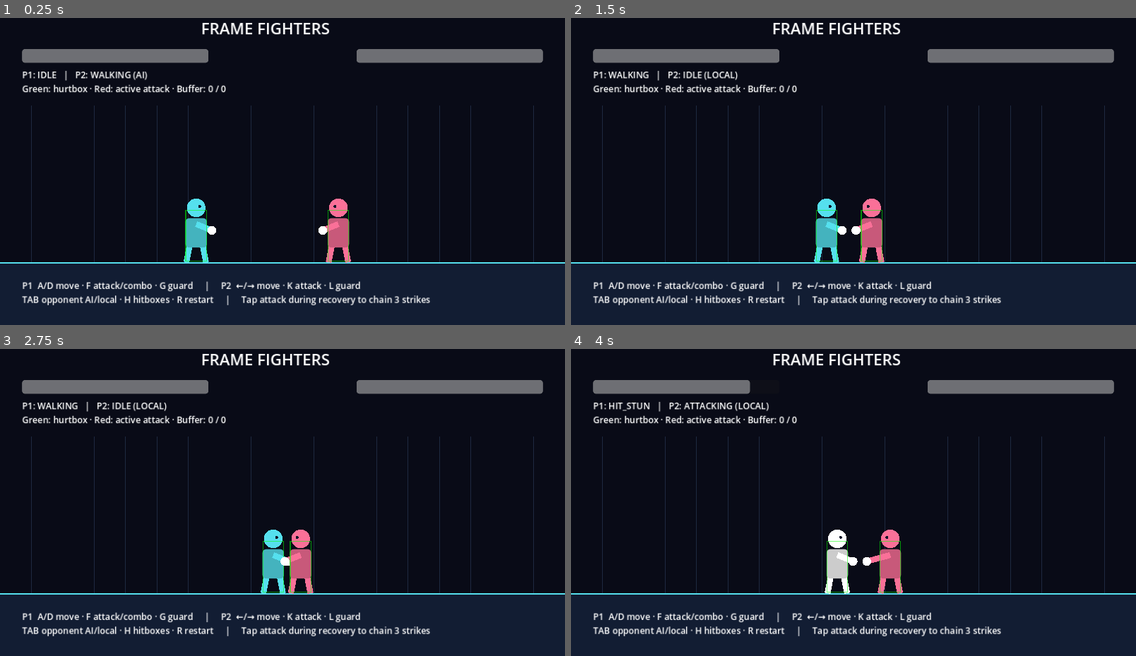
Above: before the commit, frames 1-4 (two rows, left to right).
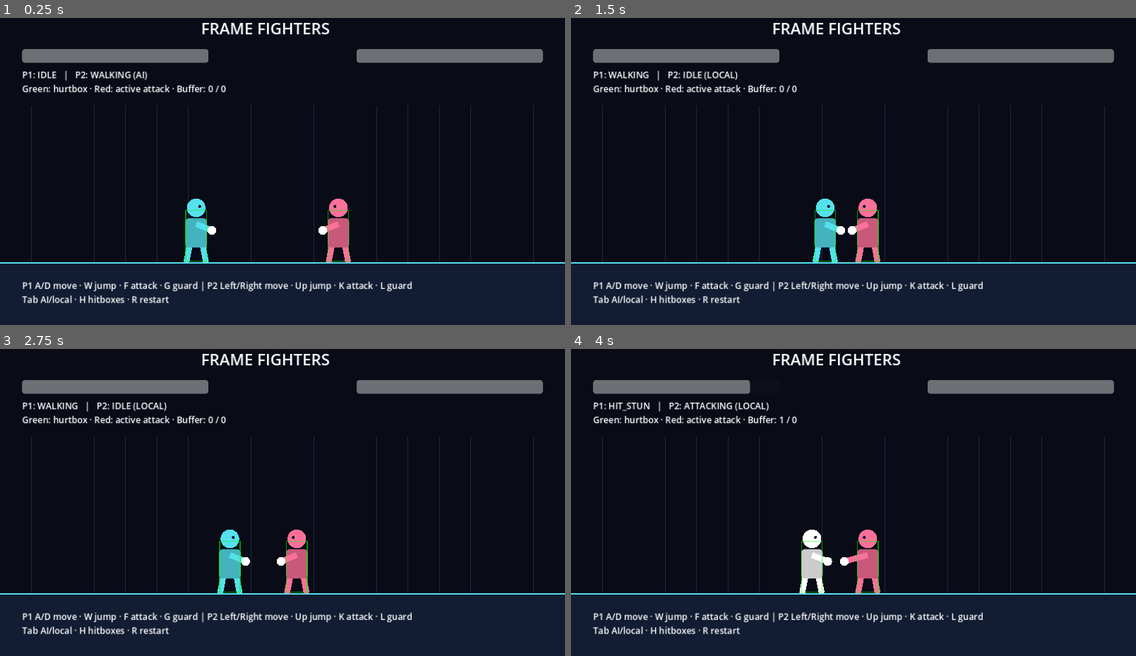
Above: after the commit, the same moments.

Repository: fiveft55/BIX322-FigntinGame
Game: Godot game, scene res://scenes/arena.tscn
Two runs of this game, one before a commit and one after it. Both use one fixed random seed, a clock stepped at 60 frames per second and the inputs below.
Inputs:
- Up to frame 1 (0.25 s): no input
- Up to frame 2 (1.5 s): hold D (p1_right) 0.53-1.28 s; tap Tab (ai) at 0.6 s; tap W (p1_jump, bound only after the commit) at 0.77, 1.07 s; tap H (boxes) at 0.8, 1.35 s; hold A (p1_left) from 1.28 s (still down)
- Up to frame 3 (2.75 s): tap W (p1_jump, bound only after the commit) at 1.52, 1.82 s; tap F (p1_attack) at 1.55, 2.1 s; release A (p1_left) at 2.03 s; hold D (p1_right) from 2.03 s (still down); tap G (p1_block) at 2.3 s
- Up to frame 4 (4 s): tap G (p1_block) at 2.85 s; tap W (p1_jump, bound only after the commit) at 3.02, 3.32, 3.77 s; tap K (p2_attack) at 3.05, 3.6 s; release D (p1_right) at 3.53 s; hold A (p1_left) from 3.53 s (still down); tap L (p2_block) at 3.8 s

The runs differ from the first frame. In frame 1, 2.0% of the frame differs, in the area x 4-77%, y 85-94%; in frame 2, 2.7%; in frame 3, 3.7%; in frame 4, 4.6%, in the area x 4-77%, y 22-94%.

Commit message:
Add jumping and document configurable controls and gameplay

Diff:
--- a/scripts/arena.gd
+++ b/scripts/arena.gd
@@ -1,4 +1,5 @@
 extends Node2D
+## Match coordinator: controls, fighter simulation, simultaneous hits, and HUD.
 
 var fighters: Array[Fighter] = []
 var info: Label
@@ -7,17 +8,8 @@
 
 func _ready() -> void:
 	Engine.physics_ticks_per_second = 60
-	bind("p1_left", KEY_A)
-	bind("p1_right", KEY_D)
-	bind("p1_attack", KEY_F)
-	bind("p1_block", KEY_G)
-	bind("p2_left", KEY_LEFT)
-	bind("p2_right", KEY_RIGHT)
-	bind("p2_attack", KEY_K)
-	bind("p2_block", KEY_L)
-	bind("restart", KEY_R)
-	bind("boxes", KEY_H)
-	bind("ai", KEY_TAB)
+	for action in GameSettings.KEYS:
+		bind(action, GameSettings.KEYS[action])
 	for i in range(2):
 		var fighter := Fighter.new()
 		fighter.player_index = i + 1
@@ -33,6 +25,7 @@
 func bind(action: String, key: Key) -> void:
 	if not InputMap.has_action(action):
 		InputMap.add_action(action)
+	InputMap.action_erase_events(action) # Settings are the single source of key bindings.
 	var event := InputEventKey.new()
 	event.physical_keycode = key
 	InputMap.action_add_event(action, event)
@@ -49,6 +42,7 @@
 		var bar := ProgressBar.new()
 		bar.position = Vector2(45 if i == 0 else 727, 85)
 		bar.size = Vector2(380, 26)
+		bar.max_value = GameSettings.MAX_HEALTH
 		bar.show_percentage = false
 		layer.add_child(bar)
 		bars.append(bar)
@@ -58,14 +52,29 @@
 	layer.add_child(info)
 	var help := Label.new()
 	help.position = Vector2(45, 555)
-	help.text = "P1  A/D move · F attack/combo · G guard     |     P2  ←/→ move · K attack · L guard\nTAB opponent AI/local · H hitboxes · R restart     |     Tap attack during recovery to chain 3 strikes"
+	var control_labels: Array[String] = []
+	for player in ["p1", "p2"]:
+		control_labels.append("%s %s/%s move · %s jump · %s attack · %s guard" % [
+			player.to_upper(),
+			GameSettings.key_label(player + "_left"),
+			GameSettings.key_label(player + "_right"),
+			GameSettings.key_label(player + "_jump"),
+			GameSettings.key_label(player + "_attack"),
+			GameSettings.key_label(player + "_block"),
+		])
+	help.text = " | ".join(control_labels)
+	help.text += "\n%s AI/local · %s hitboxes · %s restart" % [
+		GameSettings.key_label("ai"),
+		GameSettings.key_label("boxes"),
+		GameSettings.key_label("restart"),
+	]
 	help.add_theme_font_size_override("font_size", 18)
 	layer.add_child(help)
 
 func restart() -> void:
 	round_over = false
-	fighters[0].reset_fighter(400)
-	fighters[1].reset_fighter(750)
+	fighters[0].reset_fighter(GameSettings.SPAWN_POSITIONS[0])
+	fighters[1].reset_fighter(GameSettings.SPAWN_POSITIONS[1])
 
 func _physics_process(delta: float) -> void:
 	if Input.is_action_just_pressed("restart"):
@@ -79,11 +88,15 @@
 	for fighter in fighters:
 		fighter.tick(delta)
 	var separation := fighters[1].position.x - fighters[0].position.x
-	if absf(separation) < 44:
+	if absf(separation) < GameSettings.BODY_WIDTH and fighters[0].hurt_rectangle().intersects(fighters[1].hurt_rectangle()):
 		var side := 1.0 if separation >= 0 else -1.0
-		var midpoint := clampf((fighters[0].position.x + fighters[1].position.x) / 2, 64, 1088)
-		fighters[0].position.x = midpoint - side * 22
-		fighters[1].position.x = midpoint + side * 22
+		var midpoint := clampf(
+			(fighters[0].position.x + fighters[1].position.x) / 2,
+			GameSettings.LEFT_BOUND + GameSettings.BODY_WIDTH / 2,
+			GameSettings.RIGHT_BOUND - GameSettings.BODY_WIDTH / 2
+		)
+		fighters[0].position.x = midpoint - side * GameSettings.BODY_WIDTH / 2
+		fighters[1].position.x = midpoint + side * GameSettings.BODY_WIDTH / 2
 	# Preserve both attack results before damage cancels an attack (fair trades).
 	var hits: Array[Dictionary] = []
 	for fighter in fighters:
@@ -100,13 +113,20 @@
 			fighter.remove_hitbox()
 	for i in range(2):
 		bars[i].value = fighters[i].health
-	info.text = "P1: %s   |   P2: %s (%s)\nGreen: hurtbox · Red: active attack · Buffer: %d / %d" % [Fighter.State.keys()[fighters[0].state], Fighter.State.keys()[fighters[1].state], "AI" if fighters[1].use_ai else "LOCAL", fighters[0].buffer.commands.size(), fighters[1].buffer.commands.size()]
+	info.text = "P1: %s   |   P2: %s (%s)\nGreen: hurtbox · Red: active attack · Buffer: %d / %d" % [
+		Fighter.State.keys()[fighters[0].state],
+		Fighter.State.keys()[fighters[1].state],
+		"AI" if fighters[1].use_ai else "LOCAL",
+		fighters[0].buffer.commands.size(),
+		fighters[1].buffer.commands.size(),
+	]
 	if round_over:
-		info.text += "\n%s — press R to restart" % ("DRAW" if fighters[0].health == fighters[1].health else "PLAYER %d WINS" % (1 if fighters[1].health == 0 else 2))
+		var winner := "DRAW" if fighters[0].health == fighters[1].health else "PLAYER %d WINS" % (1 if fighters[1].health == 0 else 2)
+		info.text += "\n%s — press %s to restart" % [winner, GameSettings.key_label("restart")]
 	queue_redraw()
 
 func _draw() -> void:
 	for x in range(0, 1152, 64):
-		draw_line(Vector2(x, 200), Vector2(x, 520), Color(0.12, 0.16, 0.25), 1)
-	draw_rect(Rect2(0, 520, 1152, 128), Color("121d33"))
-	draw_line(Vector2(0, 521), Vector2(1152, 521), Color("55e0ee"), 3)
+		draw_line(Vector2(x, 200), Vector2(x, GameSettings.FLOOR_Y), Color(0.12, 0.16, 0.25), 1)
+	draw_rect(Rect2(0, GameSettings.FLOOR_Y, 1152, 648 - GameSettings.FLOOR_Y), Color("121d33"))
+	draw_line(Vector2(0, GameSettings.FLOOR_Y + 1), Vector2(1152, GameSettings.FLOOR_Y + 1), Color("55e0ee"), 3)
--- a/scripts/fighter.gd
+++ b/scripts/fighter.gd
@@ -1,18 +1,15 @@
 class_name Fighter
 extends CharacterBody2D
-
-enum State { IDLE, WALKING, ATTACKING, HIT_STUN, BLOCKING }
-const SPEED := 240.0
-const FLOOR_Y := 520.0
-# Fixed 60 Hz simulation frames: startup, active, recovery, damage, stun, reach.
-const ATTACKS := [
-	{"startup": 6, "active": 4, "recovery": 13, "damage": 8, "stun": 18, "reach": 64.0},
-	{"startup": 7, "active": 4, "recovery": 14, "damage": 10, "stun": 21, "reach": 72.0},
-	{"startup": 10, "active": 5, "recovery": 22, "damage": 16, "stun": 27, "reach": 90.0}
-]
+## Fighter FSM and frame-timed combat. Feet are the local origin.
+
+# Jumping is locomotion; hit stun can also occur in the air.
+enum State { IDLE, WALKING, ATTACKING, HIT_STUN, BLOCKING, JUMPING }
+const SPEED := GameSettings.MOVE_SPEED
+const FLOOR_Y := GameSettings.FLOOR_Y
+const ATTACKS := GameSettings.ATTACKS
 var state: State = State.IDLE
 var state_frame := 0
-var health := 100
+var health := GameSettings.MAX_HEALTH
 var facing := 1
 var combo := 0
 var stun_remaining := 0
@@ -22,7 +19,6 @@
 var buffer := FightInputBuffer.new()
 var hurtbox: Area2D
 var hitbox: Area2D
-var hit_shape: CollisionShape2D
 var victims: Array[int] = []
 var debug_boxes := true
 var enabled := true
@@ -30,7 +26,7 @@
 var ai_timer := 0.0
 
 func _ready() -> void:
-	hurtbox = make_area(Vector2(42, 104), Vector2(0, -54), 1, 0)
+	hurtbox = make_area(GameSettings.HURTBOX_SIZE, GameSettings.HURTBOX_CENTER, 1, 0)
 	hurtbox.set_meta("fighter", self)
 	set_physics_process(false) # Arena updates both fighters before resolving collisions.
 
@@ -70,41 +66,58 @@
 		queue_redraw()
 		return
 	var prefix := "p%d_" % player_index
+	# Human and AI commands feed the same FSM and input buffer.
 	var direction := Input.get_axis(prefix + "left", prefix + "right")
 	var blocking := Input.is_action_pressed(prefix + "block")
 	if use_ai:
 		ai_timer += delta
-		direction = signf(opponent.position.x - position.x) if absf(opponent.position.x - position.x) > 105 else 0.0
+		var distance := opponent.position.x - position.x
+		direction = signf(distance) if absf(distance) > GameSettings.AI_APPROACH_DISTANCE else 0.0
 		blocking = opponent.state == State.ATTACKING and fmod(ai_timer, 1.5) < 0.65
-		if ai_timer >= 0.6:
+		if ai_timer >= GameSettings.AI_ATTACK_INTERVAL:
 			ai_timer = 0.0
-			if absf(opponent.position.x - position.x) < 145:
+			if absf(opponent.position.x - position.x) < GameSettings.AI_ATTACK_DISTANCE:
 				buffer.push(&"attack")
-	elif Input.is_action_just_pressed(prefix + "attack"):
-		buffer.push(&"attack")
+	else:
+		if Input.is_action_just_pressed(prefix + "attack"):
+			buffer.push(&"attack")
+		if Input.is_action_just_pressed(prefix + "jump"):
+			buffer.push(&"jump")
 	if state != State.ATTACKING and state != State.HIT_STUN:
 		facing = 1 if opponent.position.x >= position.x else -1
 	state_frame += 1
-	velocity = Vector2.ZERO
+	velocity.x = 0.0
 	match state:
 		State.HIT_STUN:
 			stun_remaining -= 1
 			if stun_remaining <= 0:
-				change_state(State.IDLE)
+				change_state(State.IDLE if is_grounded() else State.JUMPING)
+		State.JUMPING:
+			velocity.x = direction * GameSettings.AIR_SPEED
 		State.ATTACKING:
 			var attack: Dictionary = ATTACKS[combo]
 			if state_frame == attack.startup:
-				hitbox = make_area(Vector2(attack.reach, 36), Vector2(facing * (22 + attack.reach / 2), -62), 0, 1)
+				hitbox = make_area(
+					Vector2(attack.reach, GameSettings.HITBOX_HEIGHT),
+					Vector2(facing * (GameSettings.BODY_WIDTH / 2 + attack.reach / 2), GameSettings.HITBOX_Y),
+					0, 1
+				)
 			if state_frame == attack.startup + attack.active:
 				remove_hitbox()
 			var total: int = attack.startup + attack.active + attack.recovery
 			# A buffered press can cancel the final six recovery frames into the next strike.
-			if combo < 2 and state_frame >= total - 6 and buffer.consume(&"attack"):
+			var can_chain := combo < ATTACKS.size() - 1
+			var in_cancel_window := state_frame >= total - GameSettings.COMBO_CANCEL_FRAMES
+			if can_chain and in_cancel_window and buffer.consume(&"attack"):
 				start_attack(combo + 1)
 			elif state_frame >= total:
 				change_state(State.IDLE)
 		_:
-			if blocking:
+			if buffer.consume(&"jump"):
+				velocity.y = -GameSettings.JUMP_SPEED
+				velocity.x = direction * GameSettings.AIR_SPEED
+				change_state(State.JUMPING)
+			elif blocking:
 				if state != State.BLOCKING:
 					change_state(State.BLOCKING)
 			elif buffer.consume(&"attack"):
@@ -114,17 +127,29 @@
 				if state != next:
 					change_state(next)
 				velocity.x = direction * SPEED
-	position.x = clampf(position.x + velocity.x * delta, 42, 1110)
-	position.y = FLOOR_Y
+	position.x = clampf(position.x + velocity.x * delta, GameSettings.LEFT_BOUND, GameSettings.RIGHT_BOUND)
+	# This arena uses an explicit floor plane, not move_and_slide() collisions.
+	# Keep vertical momentum during hit stun; only a landing cancels it.
+	if not is_grounded() or velocity.y < 0:
+		velocity.y += GameSettings.GRAVITY * delta
+		position.y += velocity.y * delta
+		if position.y >= FLOOR_Y:
+			position.y = FLOOR_Y
+			velocity.y = 0.0
+			if state == State.JUMPING:
+				change_state(State.IDLE)
 	queue_redraw()
+
+func is_grounded() -> bool:
+	return position.y >= FLOOR_Y and velocity.y >= 0
 
 func attack_rectangle() -> Rect2:
 	var attack: Dictionary = ATTACKS[combo]
-	var center := global_position + Vector2(facing * (22 + attack.reach / 2), -62)
-	return Rect2(center - Vector2(attack.reach, 36) / 2, Vector2(attack.reach, 36))
+	var center := global_position + Vector2(facing * (GameSettings.BODY_WIDTH / 2 + attack.reach / 2), GameSettings.HITBOX_Y)
+	return Rect2(center - Vector2(attack.reach, GameSettings.HITBOX_HEIGHT) / 2, Vector2(attack.reach, GameSettings.HITBOX_HEIGHT))
 
 func hurt_rectangle() -> Rect2:
-	return Rect2(global_position + Vector2(-21, -106), Vector2(42, 104))
+	return Rect2(global_position + GameSettings.HURTBOX_CENTER - GameSettings.HURTBOX_SIZE / 2, GameSettings.HURTBOX_SIZE)
 
 func resolve_attack() -> void:
 	# Resolve the same rectangles used by Area2D, avoiding deferred physics overlap
@@ -138,16 +163,22 @@
 func receive_hit(attack: Dictionary, attacker: Fighter) -> void:
 	var front := signf(attacker.position.x - position.x) == facing
 	var guarded := state == State.BLOCKING and front
-	health = maxi(0, health - (1 if guarded else int(attack.damage)))
+	health = maxi(0, health - (GameSettings.BLOCK_DAMAGE if guarded else int(attack.damage)))
 	change_state(State.HIT_STUN)
-	stun_remaining = 8 if guarded else int(attack.stun)
+	stun_remaining = GameSettings.BLOCK_STUN_FRAMES if guarded else int(attack.stun)
 	buffer.clear()
-	position.x = clampf(position.x + attacker.facing * (8 if guarded else 18), 42, 1110)
+	var push_distance := GameSettings.BLOCK_PUSH if guarded else GameSettings.HIT_PUSH
+	position.x = clampf(
+		position.x + attacker.facing * push_distance,
+		GameSettings.LEFT_BOUND,
+		GameSettings.RIGHT_BOUND
+	)
 
 func reset_fighter(x: float) -> void:
 	change_state(State.IDLE)
-	health = 100
+	health = GameSettings.MAX_HEALTH
 	position = Vector2(x, FLOOR_Y)
+	velocity = Vector2.ZERO
 	buffer.clear()
 	enabled = true
 	ai_timer = 0
@@ -169,7 +200,7 @@
 	if state == State.BLOCKING:
 		draw_arc(Vector2(facing * 15, -65), 44, -PI / 2 if facing == 1 else PI / 2, PI / 2 if facing == 1 else PI * 1.5, 24, Color("ffd76d"), 5)
 	if debug_boxes:
-		draw_rect(Rect2(-21, -106, 42, 104), Color(0, 1, 0, 0.55), false, 2)
+		draw_rect(Rect2(GameSettings.HURTBOX_CENTER - GameSettings.HURTBOX_SIZE / 2, GameSettings.HURTBOX_SIZE), Color(0, 1, 0, 0.55), false, 2)
 		if is_instance_valid(hitbox):
 			var rect := attack_rectangle()
 			rect.position -= global_position
--- /dev/null
+++ b/scripts/game_settings.gd
@@ -0,0 +1,43 @@
+class_name GameSettings
+extends RefCounted
+## Edit this file to tune gameplay. Units: pixels, seconds, or 60 Hz frames.
+const MOVE_SPEED := 240.0 # Horizontal pixels per second.
+const AIR_SPEED := 210.0 # Horizontal control while jumping.
+const JUMP_SPEED := 620.0 # Positive magnitude; applied upward as negative Y.
+const GRAVITY := 1800.0 # Downward pixels per second squared.
+const MAX_HEALTH := 100
+const FLOOR_Y := 520.0 # Fighter foot position when grounded.
+const LEFT_BOUND := 42.0
+const RIGHT_BOUND := 1110.0
+const BODY_WIDTH := 44.0
+const HURTBOX_SIZE := Vector2(42, 104)
+const HURTBOX_CENTER := Vector2(0, -54)
+const HITBOX_HEIGHT := 36.0
+const HITBOX_Y := -62.0
+const INPUT_WINDOW := 0.22
+const MAX_BUFFER_COMMANDS := 8
+const COMBO_CANCEL_FRAMES := 6
+const BLOCK_DAMAGE := 1
+const BLOCK_STUN_FRAMES := 8
+const HIT_PUSH := 18.0
+const BLOCK_PUSH := 8.0
+const AI_APPROACH_DISTANCE := 105.0
+const AI_ATTACK_DISTANCE := 145.0
+const AI_ATTACK_INTERVAL := 0.6
+const SPAWN_POSITIONS := [400.0, 750.0]
+const ATTACKS := [
+	{"startup": 6, "active": 4, "recovery": 13, "damage": 8, "stun": 18, "reach": 64.0},
+	{"startup": 7, "active": 4, "recovery": 14, "damage": 10, "stun": 21, "reach": 72.0},
+	{"startup": 10, "active": 5, "recovery": 22, "damage": 16, "stun": 27, "reach": 90.0}
+]
+## Physical keyboard keys. Restart the game after editing. Avoid duplicates.
+const KEYS := {
+	"p1_left": KEY_A, "p1_right": KEY_D, "p1_jump": KEY_W,
+	"p1_attack": KEY_F, "p1_block": KEY_G,
+	"p2_left": KEY_LEFT, "p2_right": KEY_RIGHT, "p2_jump": KEY_UP,
+	"p2_attack": KEY_K, "p2_block": KEY_L,
+	"restart": KEY_R, "boxes": KEY_H, "ai": KEY_TAB
+}
+
+static func key_label(action: String) -> String:
+	return OS.get_keycode_string(KEYS[action])
--- a/scripts/input_buffer.gd
+++ b/scripts/input_buffer.gd
@@ -1,16 +1,19 @@
 class_name FightInputBuffer
 extends RefCounted
 ## Commands expire after a short window, independent of render frame rate.
-const WINDOW := 0.22
+const WINDOW := GameSettings.INPUT_WINDOW
 var commands: Array[Dictionary] = []
 var clock := 0.0
 
 func advance(delta: float) -> void:
 	clock += delta
-	commands = commands.filter(func(c: Dictionary) -> bool: return clock - c.time <= WINDOW)
+	commands = commands.filter(
+		func(command: Dictionary) -> bool:
+			return clock - command.time <= WINDOW
+	)
 
 func push(command: StringName) -> void:
-	if commands.size() >= 8:
+	if commands.size() >= GameSettings.MAX_BUFFER_COMMANDS:
 		commands.pop_front()
 	commands.append({"command": command, "time": clock})
 
--- a/tests/combat_test.gd
+++ b/tests/combat_test.gd
@@ -11,7 +11,7 @@
 	call_deferred("run")
 
 func run() -> void:
-	for action in ["p1_left", "p1_right", "p1_attack", "p1_block"]:
+	for action in ["p1_left", "p1_right", "p1_attack", "p1_block", "p1_jump"]:
 		InputMap.add_action(action)
 	var buffer := FightInputBuffer.new()
 	buffer.push(&"attack")
--- /dev/null
+++ b/tests/jump_test.gd
@@ -0,0 +1,60 @@
+extends SceneTree
+## Exercise the real input map and arena tick, rather than a separate jump formula.
+var failures := 0
+
+func check(condition: bool, message: String) -> void:
+	if not condition:
+		failures += 1
+		push_error(message)
+
+func _initialize() -> void:
+	call_deferred("run")
+
+func run() -> void:
+	var arena := (load("res://scenes/arena.tscn") as PackedScene).instantiate()
+	root.add_child(arena)
+	arena.set_physics_process(false)
+	var fighter: Fighter = arena.fighters[0]
+	var opponent: Fighter = arena.fighters[1]
+	opponent.use_ai = false
+	# Just-pressed flags are sampled in the physics domain by fighter.tick().
+	await physics_frame
+	Input.action_press("p1_jump")
+	Input.action_press("p1_right")
+	await physics_frame
+	arena._physics_process(1.0 / 60)
+	Input.action_release("p1_jump")
+	await physics_frame
+	check(fighter.state == Fighter.State.JUMPING and fighter.position.y < GameSettings.FLOOR_Y, "Jump key launches fighter")
+	check(fighter.position.x > GameSettings.SPAWN_POSITIONS[0], "Air steering moves horizontally")
+	var previous_velocity := fighter.velocity.y
+	fighter.buffer.push(&"jump")
+	arena._physics_process(1.0 / 60)
+	check(fighter.velocity.y > previous_velocity, "Airborne jump cannot reset upward velocity")
+	Input.action_release("p1_right")
+	for frame in range(80):
+		arena._physics_process(1.0 / 60)
+	check(fighter.is_grounded() and fighter.position.y == GameSettings.FLOOR_Y and fighter.velocity.y == 0, "Jump lands without floor penetration")
+	check(fighter.state == Fighter.State.IDLE, "Landing restores idle state")
+	fighter.reset_fighter(400)
+	opponent.reset_fighter(480)
+	fighter.buffer.push(&"jump")
+	for frame in range(14):
+		fighter.tick(1.0 / 60)
+	opponent.facing = -1
+	opponent.start_attack()
+	for frame in range(6):
+		opponent.tick(1.0 / 60)
+	opponent.resolve_attack()
+	check(fighter.health == GameSettings.MAX_HEALTH, "High jump avoids grounded attack by vertical hurtbox separation")
+	fighter.receive_hit(GameSettings.ATTACKS[0], opponent)
+	check(fighter.state == Fighter.State.HIT_STUN, "Airborne hit enters hit stun")
+	for frame in range(80):
+		fighter.tick(1.0 / 60)
+	check(fighter.is_grounded() and fighter.state == Fighter.State.IDLE, "Gravity continues through airborne stun and lands safely")
+	fighter.buffer.push(&"jump")
+	fighter.tick(1.0 / 60)
+	arena.restart()
+	check(fighter.velocity == Vector2.ZERO and fighter.is_grounded(), "Restart clears jump momentum")
+	print("Jump checks: ", "PASS" if failures == 0 else "FAIL", " (", failures, " failures)")
+	quit(0 if failures == 0 else 1)
Not shown, added: scripts/game_settings.gd.uid
Not shown, added: tests/arena_test.gd.uid
Not shown, added: CODE_GUIDE.md
Not shown, changed: README.md
